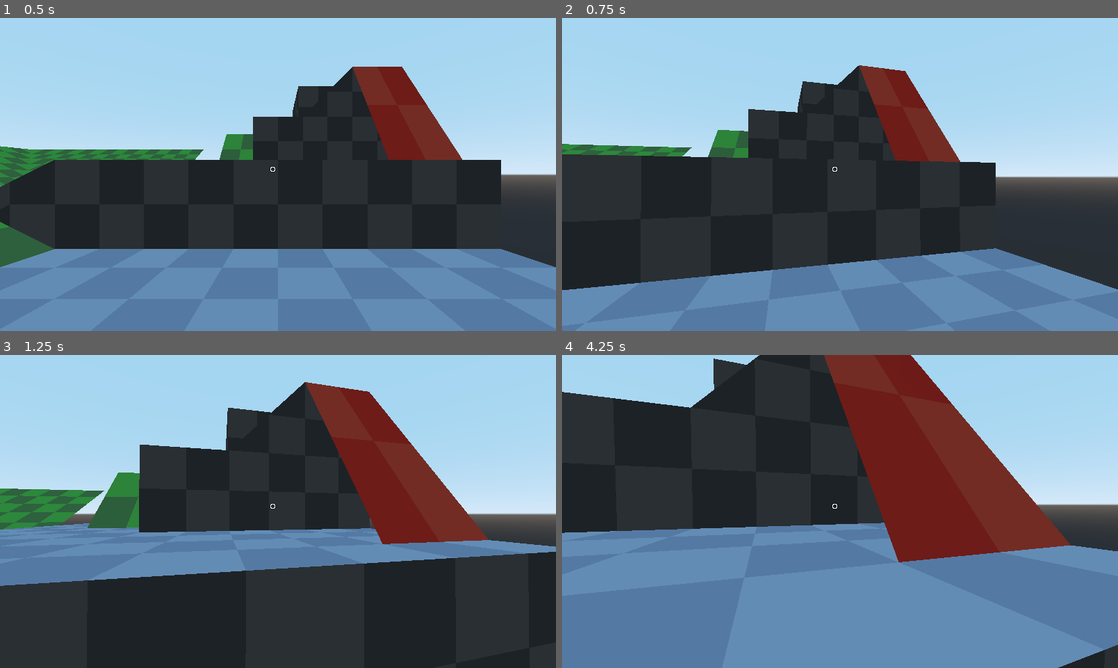
Above: before the commit, frames 1-4 (two rows, left to right).
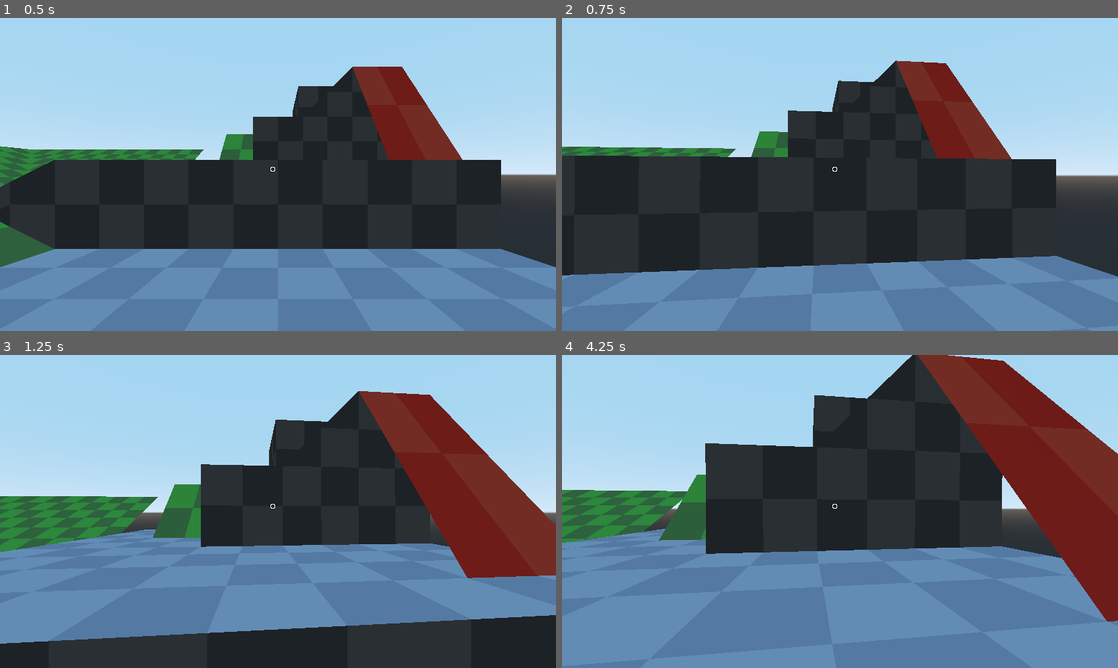
Above: after the commit, the same moments.

Repository: sokocian/3dfps
Game: Godot game, scene res://scenes/Master.tscn
Same seed, same stepped clock (60 frames per second), same inputs: the game is played once before the commit and once after it.
Inputs (mouse positions are in pixels of both pictures, inside the frame that each line leads up to):
- Up to frame 1 (0.5 s): no input
- Up to frame 2 (0.75 s): tap Enter at 0.5 s; move the mouse to (867, 174) at 0.52 s; hold W (move_forward) from 0.53 s (still down); tap Middle mouse button (pickup, bound only after the commit) at 0.6 s
- Up to frame 3 (1.25 s): keep holding W (move_forward); tap Space (jump) at 0.77 s
- Up to frame 4 (4.25 s): keep holding W (move_forward); move the mouse to (812, 511) at 1.27 s; right-click (812, 511) at 1.35 s; tap Space (jump) at 1.52, 2.75, 3.02, 3.77 s; tap Middle mouse button (pickup, bound only after the commit) at 1.55, 2.3, 2.85, 3.6 s; move the mouse to (851, 505) at 2.02 s; click (851, 505) at 2.1 s; move the mouse to (834, 517) at 2.77 s; move the mouse to (878, 514) at 3.52 s

Frame 1 is identical in both runs. In frame 2, 11% of the frame differs, in the area x 0-100%, y 13-87%; in frame 3, 42%; in frame 4, 47%, in the area x 0-100%, y 0-100%.

Commit message:
Picking up is kinda working but its laggy

Diff:
--- a/prefabs/Player.tscn
+++ b/prefabs/Player.tscn
@@ -40,6 +40,9 @@
 "_edit_use_anchors_": true
 }
 
+[node name="HoldPos" type="Spatial" parent="Head/Camera"]
+transform = Transform( 1, 0, 0, 0, 1, 0, 0, 0, 1, 0, 0, -2 )
+
 [node name="Mesh" type="MeshInstance" parent="."]
 transform = Transform( 1, 0, 0, 0, -4.37114e-08, -1, 0, 1, -4.37114e-08, 0, 1.25, 0 )
 mesh = SubResource( 2 )
--- a/project.godot
+++ b/project.godot
@@ -58,7 +58,13 @@
 }
 select={
 "deadzone": 0.5,
-"events": [ Object(InputEventMouseButton,"resource_local_to_ …(179 unchanged characters)… or2( 0, 0 ),"factor":1.0,"button_index":1,"pressed":false,"doubleclick":false,"script":null)
+"events": [ Object(InputEventMouseButton,"resource_local_to_ …(179 unchanged characters)… or2( 0, 0 ),"factor":1.0,"button_index":2,"pressed":false,"doubleclick":false,"script":null)
+ ]
+}
+pickup={
+"deadzone": 0.5,
+"events": [ Object(InputEventMouseButton,"resource_local_to_scene":false,"resource_name":"","device":0,"alt":false,"shift":false,"control":false,"meta":false,"command":false,"button_mask":0,"position":Vector2( 0, 0 ),"global_position":Vector2( 0, 0 ),"factor":1.0,"button_index":3,"pressed":false,"doubleclick":false,"script":null)
+, Object(InputEventKey,"resource_local_to_scene":false,"resource_name":"","device":0,"alt":false,"shift":false,"control":false,"meta":false,"command":false,"pressed":false,"scancode":0,"physical_scancode":69,"unicode":0,"echo":false,"script":null)
  ]
 }
 
--- a/scenes/TestMap.tscn
+++ b/scenes/TestMap.tscn
@@ -41,7 +41,7 @@
 [node name="Collision" type="CollisionShape" parent="MapBody"]
 shape = SubResource( 1 )
 
-[node name="Interactable" type="StaticBody" parent="."]
+[node name="Interactable" type="RigidBody" parent="."]
 transform = Transform( 1, 0, 0, 0, 1, 0, 0, 0, 1, -4.61771, 0, 0 )
 script = ExtResource( 4 )
 
--- a/scenes/test_interaction.gd
+++ b/scenes/test_interaction.gd
@@ -1,4 +1,4 @@
-extends StaticBody
+extends RigidBody
 
 func _ready():
 	self.set_meta("interactable", true)
--- a/scripts/player.gd
+++ b/scripts/player.gd
@@ -1,12 +1,12 @@
 extends KinematicBody
 
-export var MOUSE_SENS = 0.2
+export var MOUSE_SENS = 0.08
 export var CAMERA_ACCEL = 40.0
 export var SPEED = 8.0
 export var DEFAULT_ACCEL = 16.0
-export var AIR_ACCEL = 1.0
-export var GRAVITY = 25.0
-export var JUMP_FORCE = 8.0
+export var AIR_ACCEL = 2.0
+export var GRAVITY = 28.0
+export var JUMP_FORCE = 10.0
 
 var m_interaction = load("res://scripts/interaction.gd").new()
 var crosshair_default = load("res://images/hud/crosshair_default.png")
@@ -24,15 +24,17 @@
 var snap
 var current_velocity
 var camera_target
+var held_object
 
 onready var head = $Head
-onready var camera = $Head/Camera
-onready var camera_ray = $Head/Camera/Raycast
+onready var camera = head.get_node("Camera")
+onready var camera_ray = camera.get_node("Raycast")
 onready var player_mesh = $Mesh
-onready var crosshair = $Head/Camera/Crosshair
+onready var crosshair = camera.get_node("Crosshair")
+onready var hold_pos = camera.get_node("HoldPos")
 
 func update_crosshair():
-	if camera_target != null and camera_target.has_meta("interactable") and camera_target.get_meta("interactable"):
+	if (camera_target != null and camera_target.has_meta("interactable") and camera_target.get_meta("interactable")) or (camera_target != null and camera_target.get_class() == "RigidBody"):
 		crosshair.texture = crosshair_select
 		crosshair_is_selection = true
 	elif crosshair_is_selection:
@@ -55,6 +57,12 @@
 
 	if Input.is_action_just_pressed("select"):
 		m_interaction.interact_node(camera_target)
+
+	if Input.is_action_just_pressed("pickup"):
+		if camera_target != null and camera_target.get_class() == "RigidBody":
+			held_object = camera_target
+			held_object.mode = RigidBody.MODE_KINEMATIC
+			held_object.collision_mask = 0
 
 func _process(delta):
 	#camera physics interpolation black magic to reduce physics jitter on high refresh-rate monitors
@@ -91,3 +99,6 @@
 	movement = move_velocity + gravity_vector
 
 	current_velocity = move_and_slide_with_snap(movement, snap, Vector3.UP)
+
+	if held_object:
+		held_object.global_transform.origin = hold_pos.global_transform.origin
